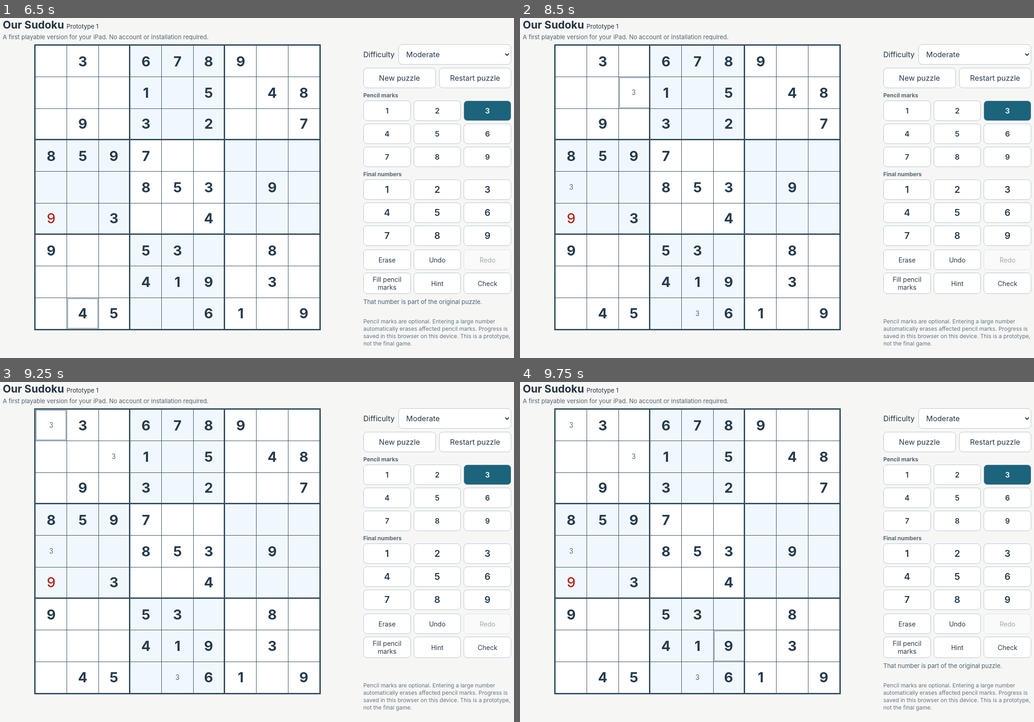
Above: before the commit, frames 1-4 (two rows, left to right).
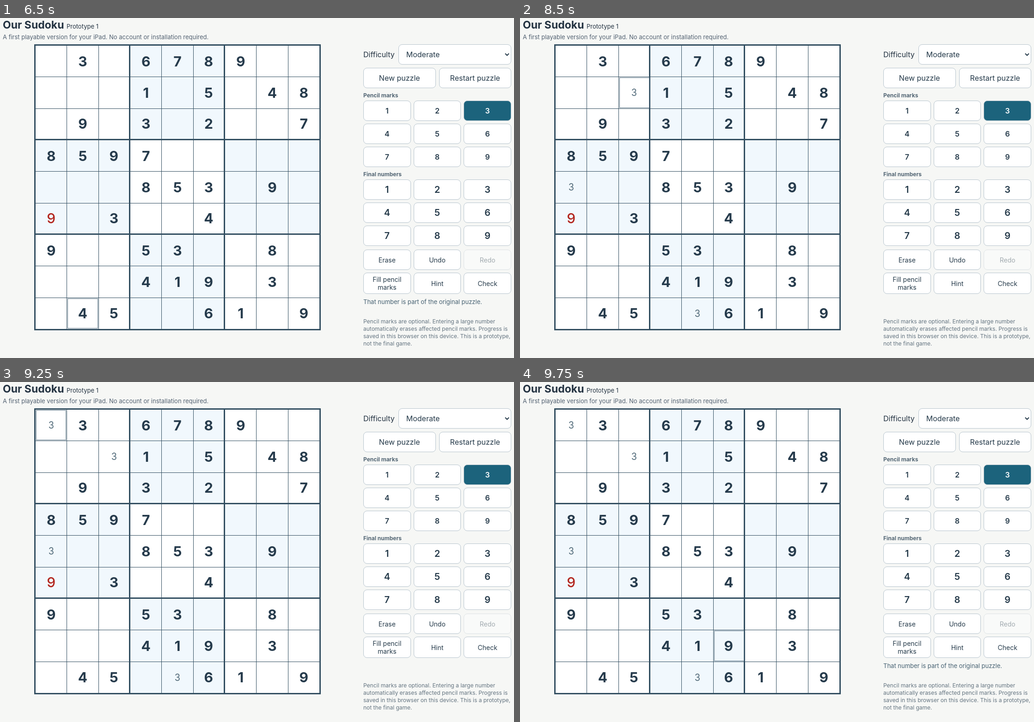
Above: after the commit, the same moments.

Repository: seeyabye216/our-sudoku
Game: browser game, page index.html
Two runs of this game, one before a commit and one after it. Both use one fixed random seed, a clock stepped at 60 frames per second and the inputs below. When the page shows a pop-up message, it is drawn as a white box for half a second while everything else waits; a line starting with > is the answer the replay typed.
Inputs:
- Up to frame 1 (6.5 s): click "Restart puzzle" at 0.27 s; click "5" at 1.27 s; click "Row 3 column 8, empty" at 1.87 s; click "Row 6 column 2, empty" at 2.47 s; click "Row 6 column 1, empty" at 3.07 s; click "9" at 3.67 s; click "9" at 4.27 s; click "4" at 4.87 s; click "4" at 5.47 s; click "3" at 6.07 s
- Up to frame 2 (8.5 s): click "Row 5 column 1, empty" at 6.67 s; click "Row 9 column 5, empty" at 7.27 s; click "4" at 7.87 s; click "Row 2 column 3, empty" at 8.47 s
- Up to frame 3 (9.25 s): click "Row 1 column 1, empty" at 9.07 s
- Up to frame 4 (9.75 s): click "9" at 9.67 s

Frame 1 is identical in both runs. In frame 2, less than 0.1% of the frame differs, in the area x 9-35%, y 20-88%; in frame 3, less than 0.1%, in the area x 9-35%, y 11-88%; in frame 4, less than 0.1%.

Commit message:
Size and group Sudoku pencil marks by count

Diff:
--- a/index.html
+++ b/index.html
@@ -15,7 +15,6 @@
 .notes {
   display: flex;
   flex-direction: column;
-  gap: 1px;
   color: #526b7a;
   font-size: 8.5px;
   font-size: clamp(8.5px, 31.45cqi, 15.3px);
@@ -23,6 +22,14 @@
   font-weight: 400;
   line-height: 1;
 }
+.notes[data-count="1"] {
+  font-size: 13px;
+  font-size: min(0.78em, clamp(11px, 48cqi, 21px));
+}
+.notes[data-count="2"] {
+  font-size: 11px;
+  font-size: min(0.69em, clamp(9.5px, 40cqi, 18px));
+}
 .notes[data-rows="2"] {
   font-size: 8px;
   font-size: clamp(8px, 27.2cqi, 13.6px);
@@ -34,7 +41,7 @@
 .note-row {
   display: flex;
   justify-content: center;
-  gap: 0.2em;
+  gap: 0.05em;
 }
 .note-row > span { transform: scaleX(0.94); }
 
@@ -172,6 +179,7 @@
   group.className = 'notes';
   const rowCount = Math.ceil(digits.length / 3);
   group.dataset.rows = rowCount;
+  group.dataset.count = digits.length;
 
   let offset = 0;
   for (let rowsLeft = rowCount; rowsLeft > 0; rowsLeft--) {
